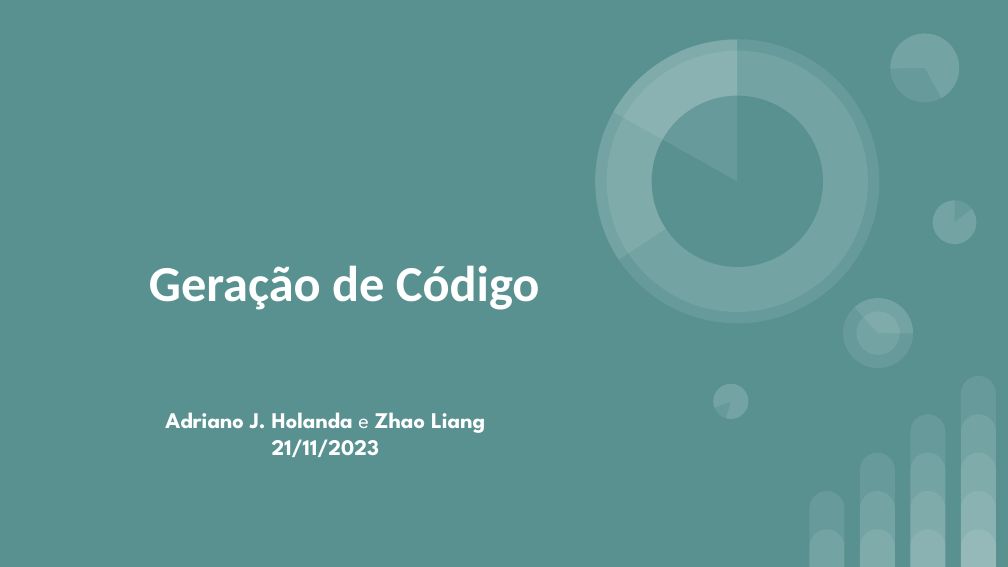
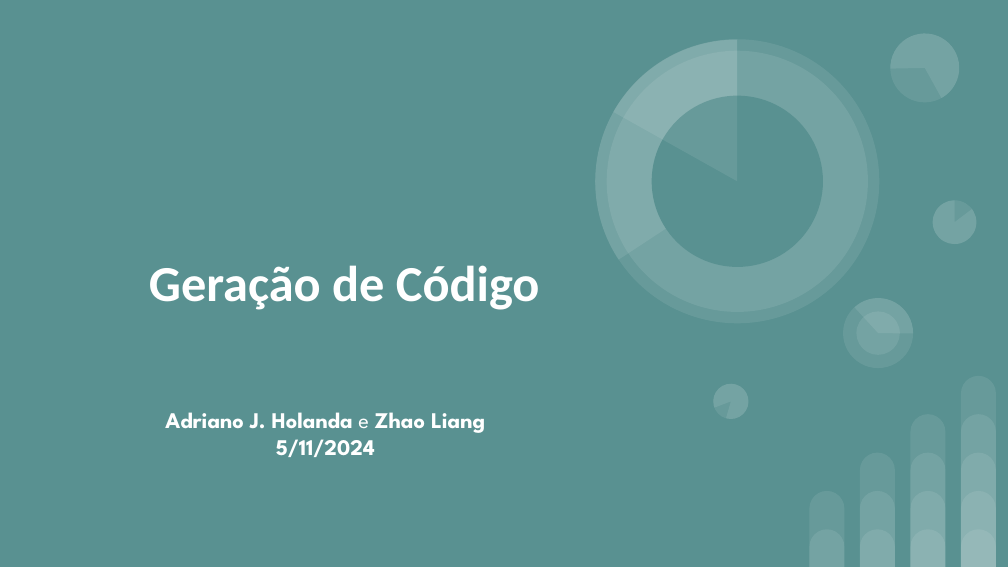
Before and after one commit to ajholanda/edu-compiladores, a slide deck: slide 1 of slides/geracao_codigo.pptx. Drawn at 1008x567 pixels with LibreOffice and Linux fonts; fonts in the diff are those of the drawing. Boxes give left, top, right and bottom in pixels: in the first picture for what was removed or moved away, otherwise in the second. Text is boxed around its words. In the diff, an @@ line names an element or a change of style, - is before the commit and + after.

Commit message:
update date

```diff
--- a/slides/geracao_codigo.pptx
+++ b/slides/geracao_codigo.pptx
@@ subtitle at (276,439,375,457): text changed @@
-21/11/2023
+5/11/2024
```
